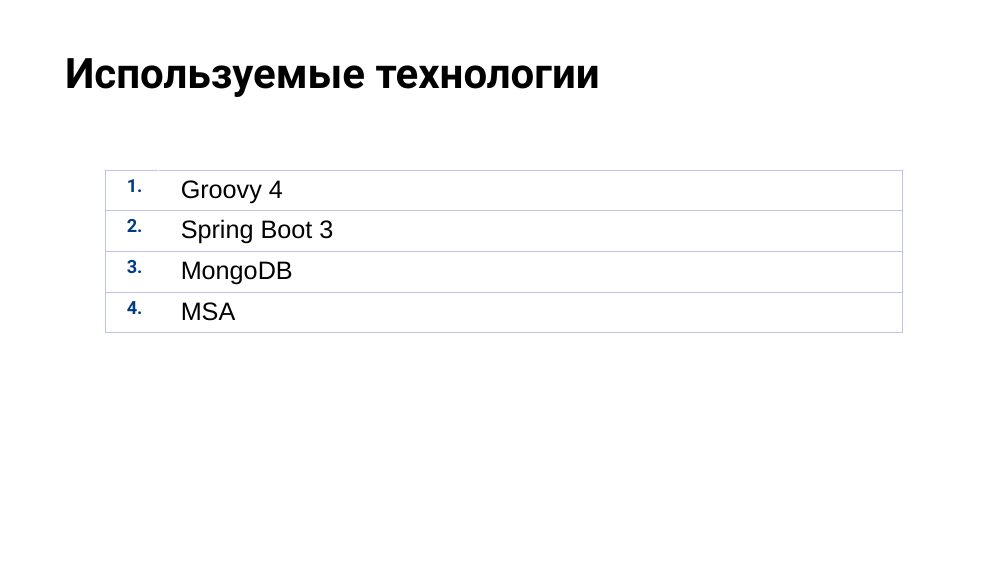
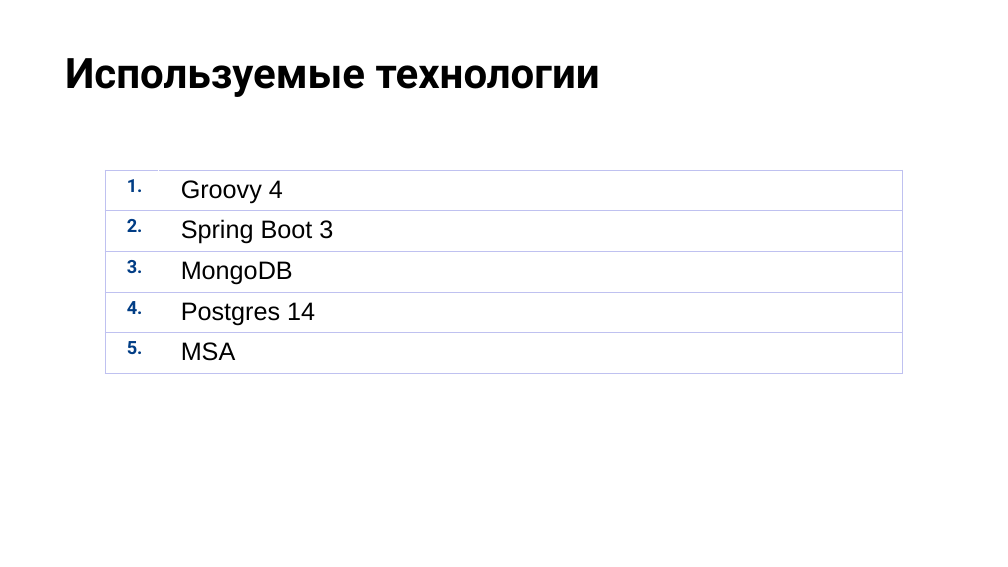
Before and after one commit to YaroslavErlikh/otus-main-pattrns-project, a slide deck: slide 6 of doc/Архитектура и шаблоны проектирования.pptx. Drawn at 1008x567 pixels with LibreOffice and Linux fonts; fonts in the diff are those of the drawing; background and template pictures are left out. Boxes give left, top, right and bottom in pixels: in the first picture for what was removed or moved away, otherwise in the second. Text is boxed around its words. In the diff, an @@ line names an element or a change of style, - is before the commit and + after.

```diff
--- a/doc/Архитектура и шаблоны проектирования.pptx
+++ b/doc/Архитектура и шаблоны проектирования.pptx
@@ table at (x1=105, y1=170, x2=903, y2=374) @@
-row 4: 4. | MSA
+row 4: 4. | Postgres 14
+row 5: 5. | MSA
```
Also in this commit, not shown: 2 other slides changed, 2 slides removed.
